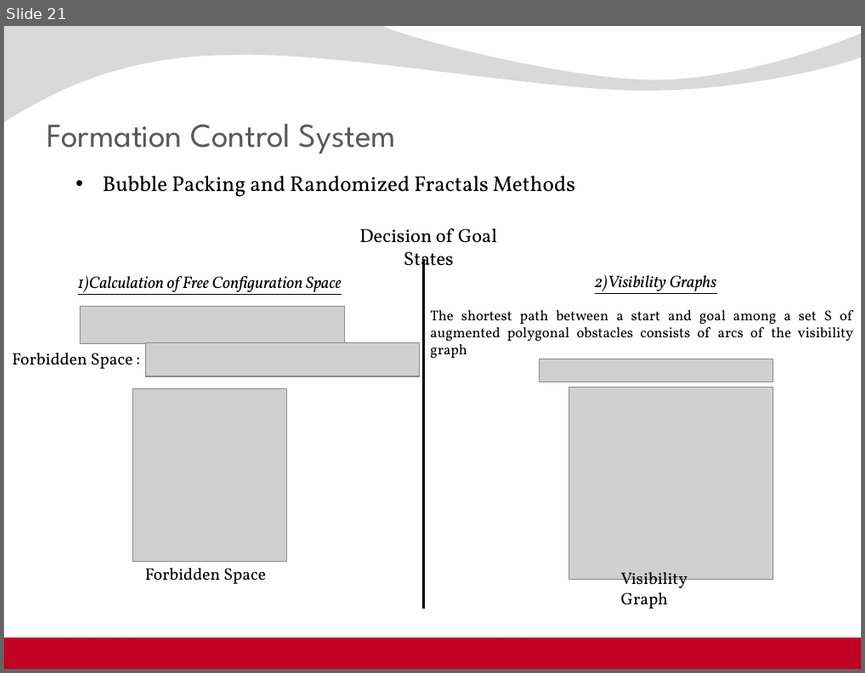
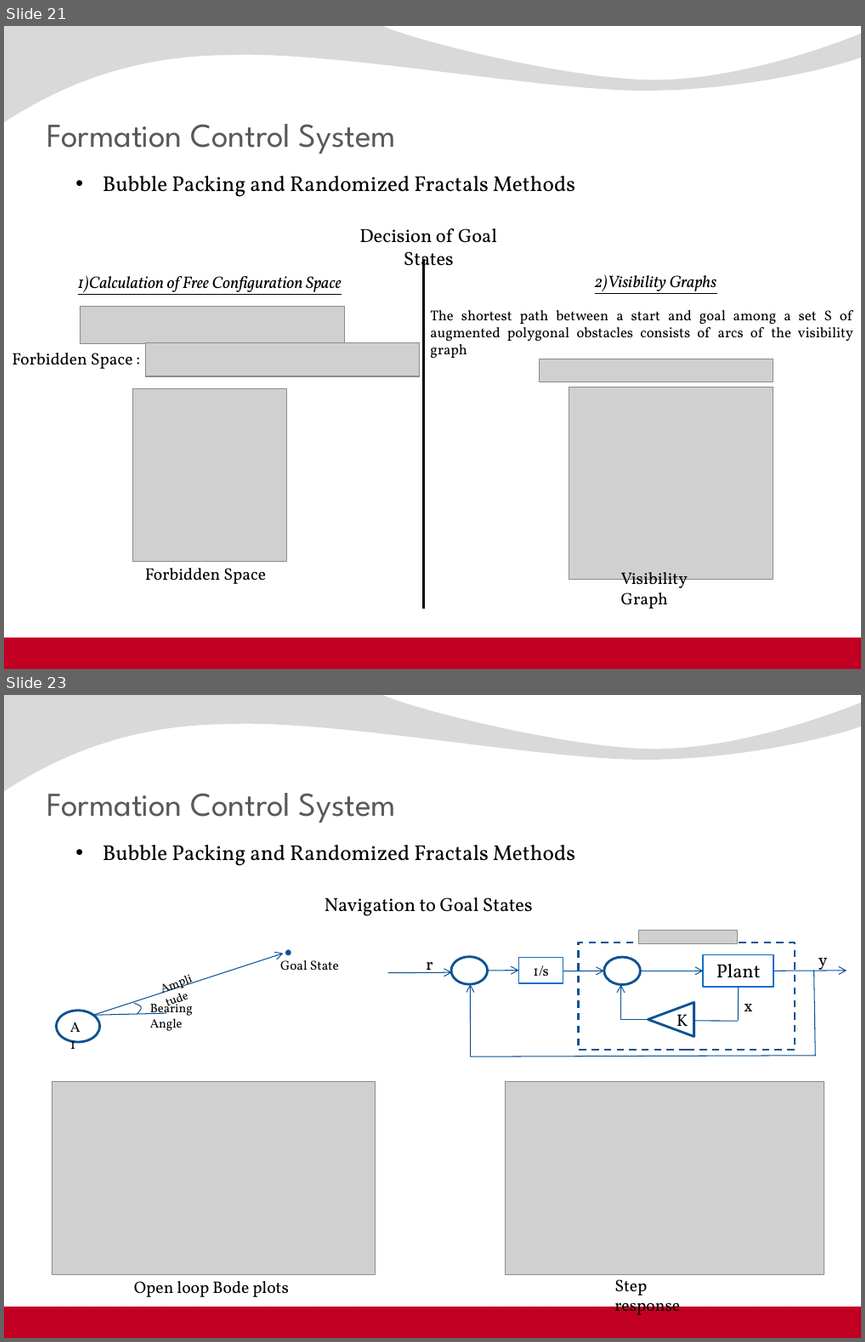
Before and after one commit to kadir4172/formation_control, a slide deck: juri_sunum.pptx. Shown one above the other, each under a label of ours: slide 21 before the commit, slides 21 and 23 after it; the slides between them are not shown. The pictures are 865x673 and 865x1342 pixels, drawn with LibreOffice and Linux fonts; fonts in the diff are those of the drawing; grey boxes stand for pictures; background and template pictures are left out. Boxes give left, top, right and bottom in pixels: in the first picture for what was removed or moved away, otherwise in the second. Text is boxed around its words. In the diff, an @@ line names an element or a change of style, - is before the commit and + after.

Commit message:
[update] formation control kismi sunuma eklemeye d

```diff
--- a/juri_sunum.pptx
+++ b/juri_sunum.pptx
@@ slide 23 added at (4,695,861,1338), background picture (left out); not listed: 2 template elements that a slide beside it also shows @@
@@ title added at (46,793,397,823), 28 pt, text #595959 @@
+Formation Control System
@@ text added at (103,845,575,866), 18 pt, text #000000 @@
+• Bubble Packing and Randomized Fractals Methods
@@ text added at (324,897,533,916), 16 pt, text #000000 @@
+Navigation to Goal States
@@ group added at (56,950,339,1042): 4 texts, 2 ellipses, 1 arrow, 1 freeform shape, 1 line @@
+A1
+Goal State
+Bearing Angle
+Amplitude
@@ group added at (388,930,846,1056): 6 arrows, 4 lines, 4 texts, 3 rectangles, 2 ellipses, 1 triangle, 1 elbow arrow, 1 picture @@
+Plant
+K
+x
+r
+y
+1/s
@@ picture added at (52,1082,374,1274) @@
@@ picture added at (506,1082,825,1273) @@
@@ text added at (134,1281,289,1297), 14 pt, text #000000 @@
+Open loop Bode plots
@@ text added at (614,1279,680,1315), 14 pt, text #000000 @@
+Step response
```
Also in this commit, not shown: 2 other slides added.
